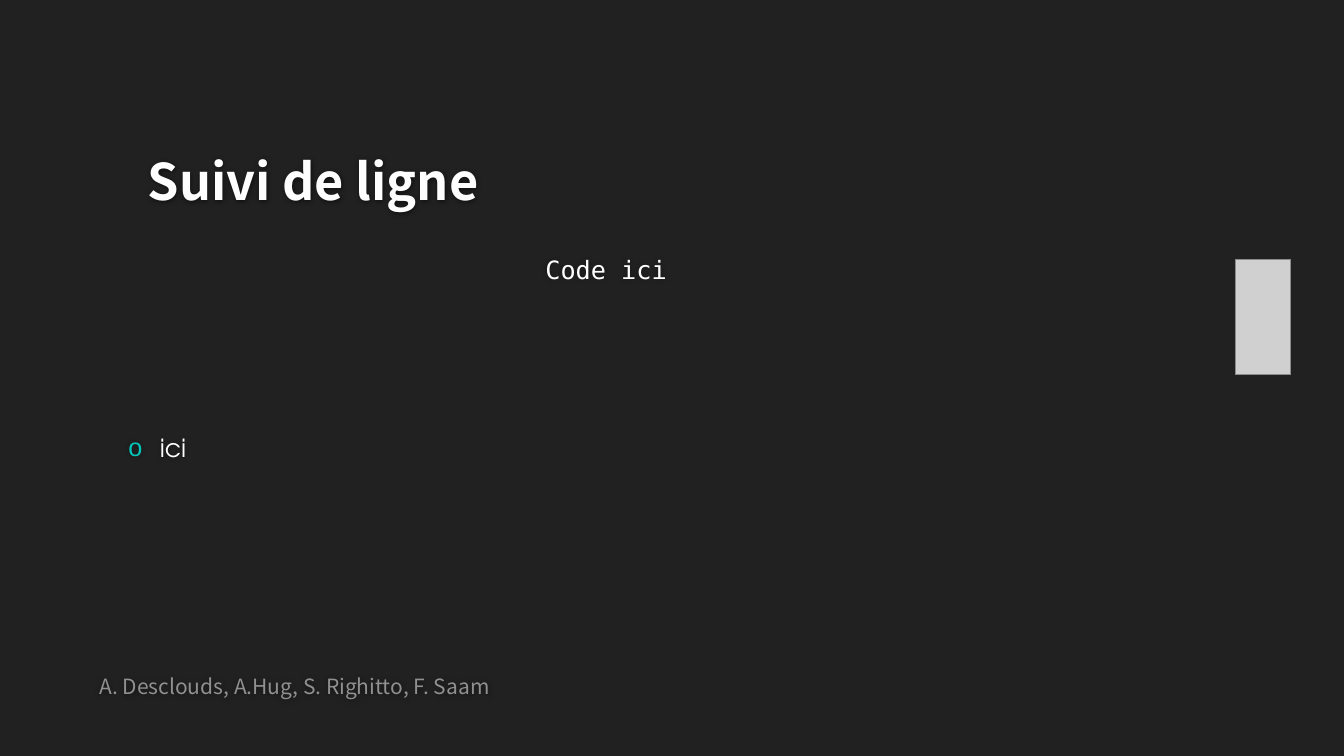
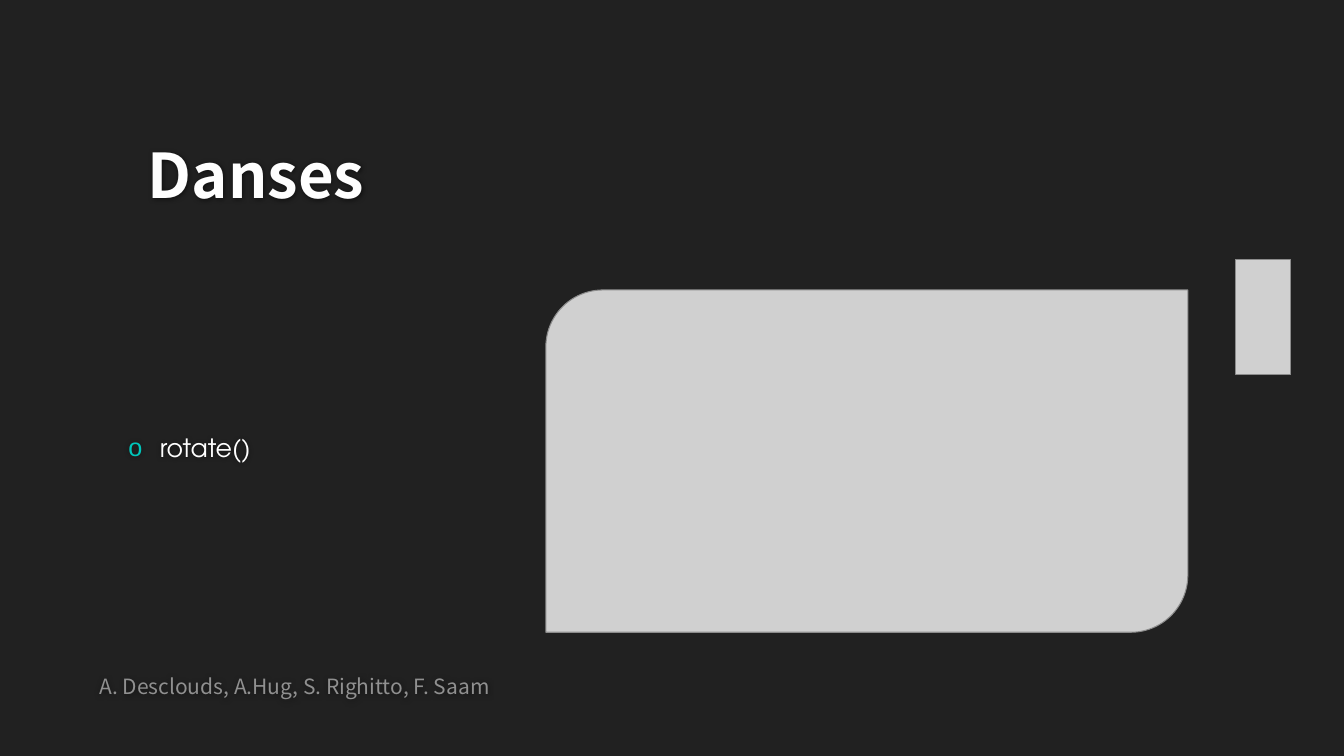
Before and after one commit to SimoneRighitto/SFT15_Elisa, a slide deck: slide 19 of Elisa-3_presentation.pptx (slide 6 before the commit). Drawn at 1344x756 pixels with LibreOffice and Linux fonts; fonts in the diff are those of the drawing; grey boxes stand for pictures; background and template pictures are left out. Boxes give left, top, right and bottom in pixels: in the first picture for what was removed or moved away, otherwise in the second. Text is boxed around its words. In the diff, an @@ line names an element or a change of style, - is before the commit and + after.

```diff
--- a/Elisa-3_presentation.pptx
+++ b/Elisa-3_presentation.pptx
@@ title at <box>148,152,365,199</box>: text changed; size 36 to 44 pt @@
-Suivi de ligne
+Danses
@@ text removed at <box>545,260,667,280</box> @@
-Code ici
@@ picture added at <box>546,290,1189,633</box> @@
@@ text at <box>160,438,251,463</box>: text changed @@
-o ici
+o rotate()
```
Also in this commit, not shown: 6 other slides changed, 9 slides added, 1 other file.
